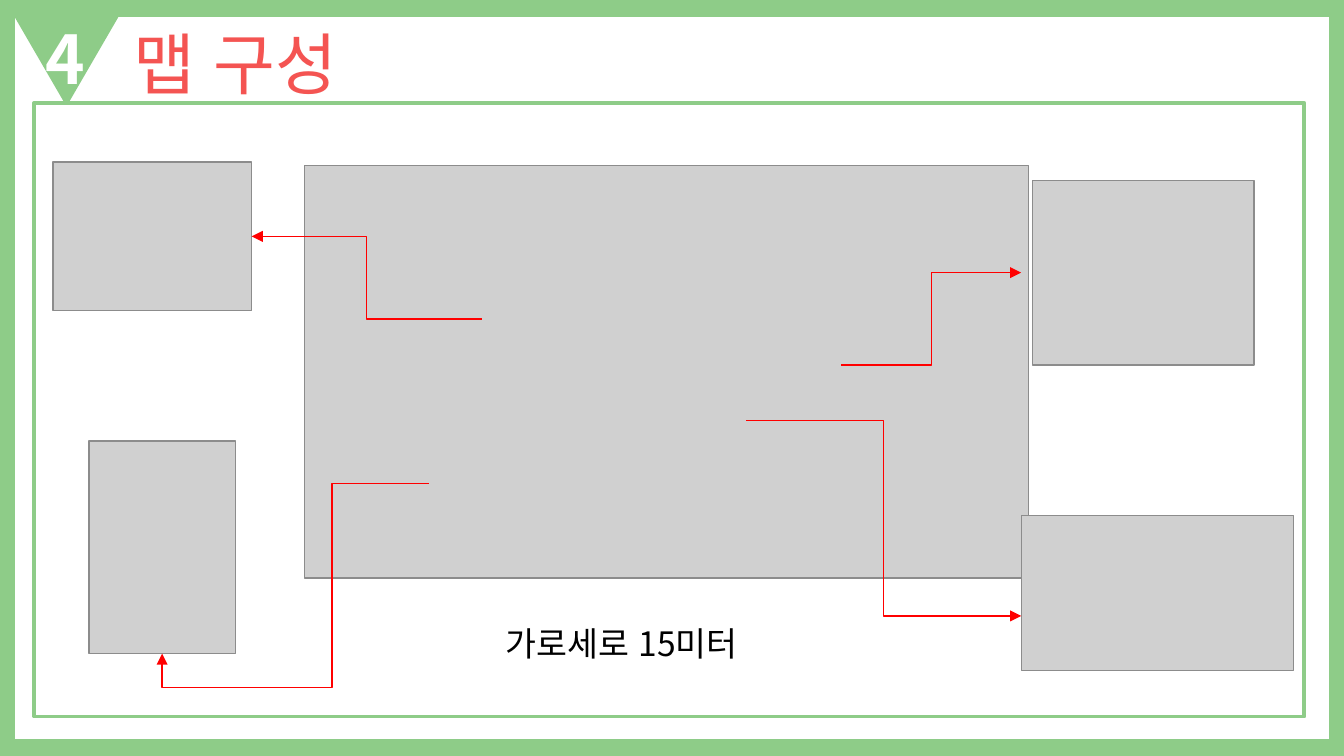
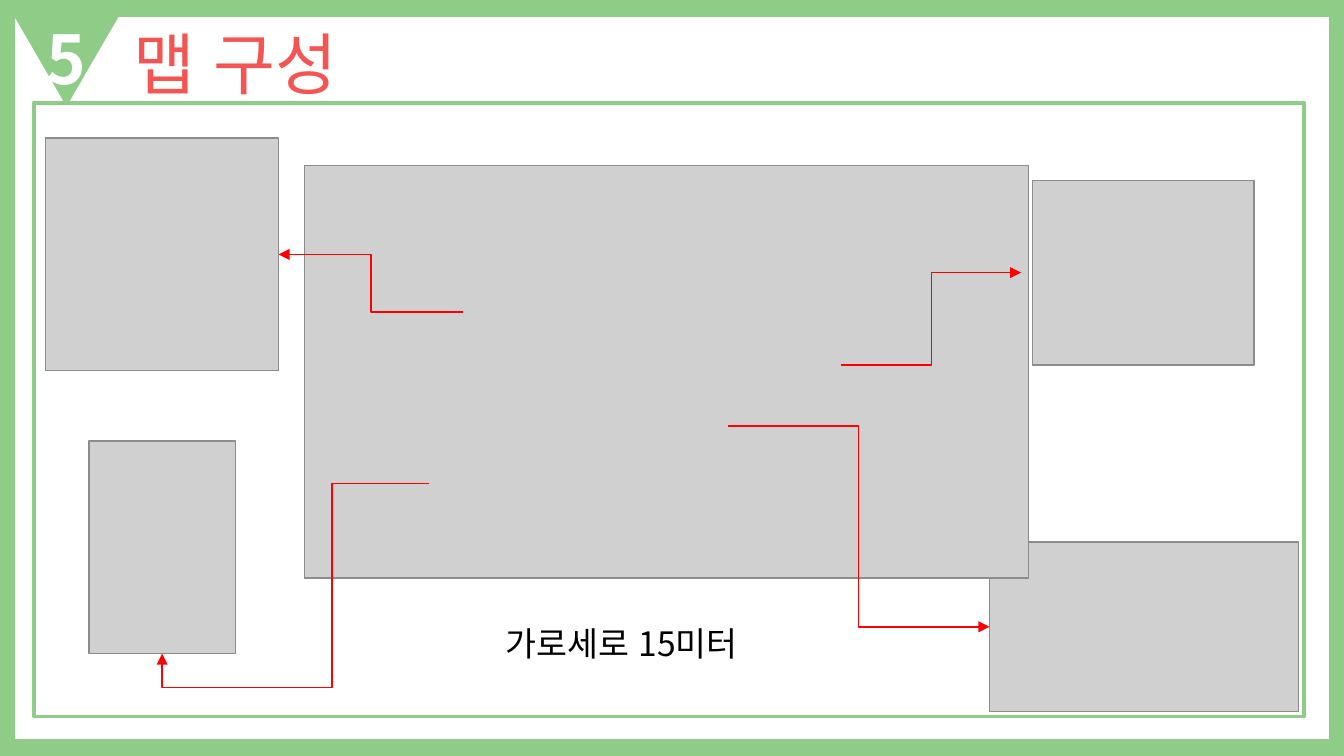
Before and after one commit to Celesta129/TeamProject, a slide deck: slide 7 of Documents/King of Playground 기획 발표자료.pptx. Drawn at 1344x756 pixels with LibreOffice and Linux fonts; fonts in the diff are those of the drawing; grey boxes stand for pictures. Boxes give left, top, right and bottom in pixels: in the first picture for what was removed or moved away, otherwise in the second. Text is boxed around its words. In the diff, an @@ line names an element or a change of style, - is before the commit and + after.

```diff
--- a/Documents/King of Playground 기획 발표자료.pptx
+++ b/Documents/King of Playground 기획 발표자료.pptx
@@ text at bbox=[46, 34, 86, 101]: text changed @@
-4
+5
@@ picture: place and size @@
-picture at bbox=[52, 161, 251, 310]
+picture at bbox=[46, 138, 278, 371]
@@ elbow arrow moved from (481, 319) - (251, 237) to (464, 312) - (278, 254) @@
@@ elbow arrow moved from (746, 421) - (1021, 616) to (728, 426) - (989, 626) @@
@@ picture: place and size @@
-picture at bbox=[1021, 516, 1294, 671]
+picture at bbox=[989, 542, 1298, 711]
```
Also in this commit, not shown: 16 other slides changed, 2 other files.
